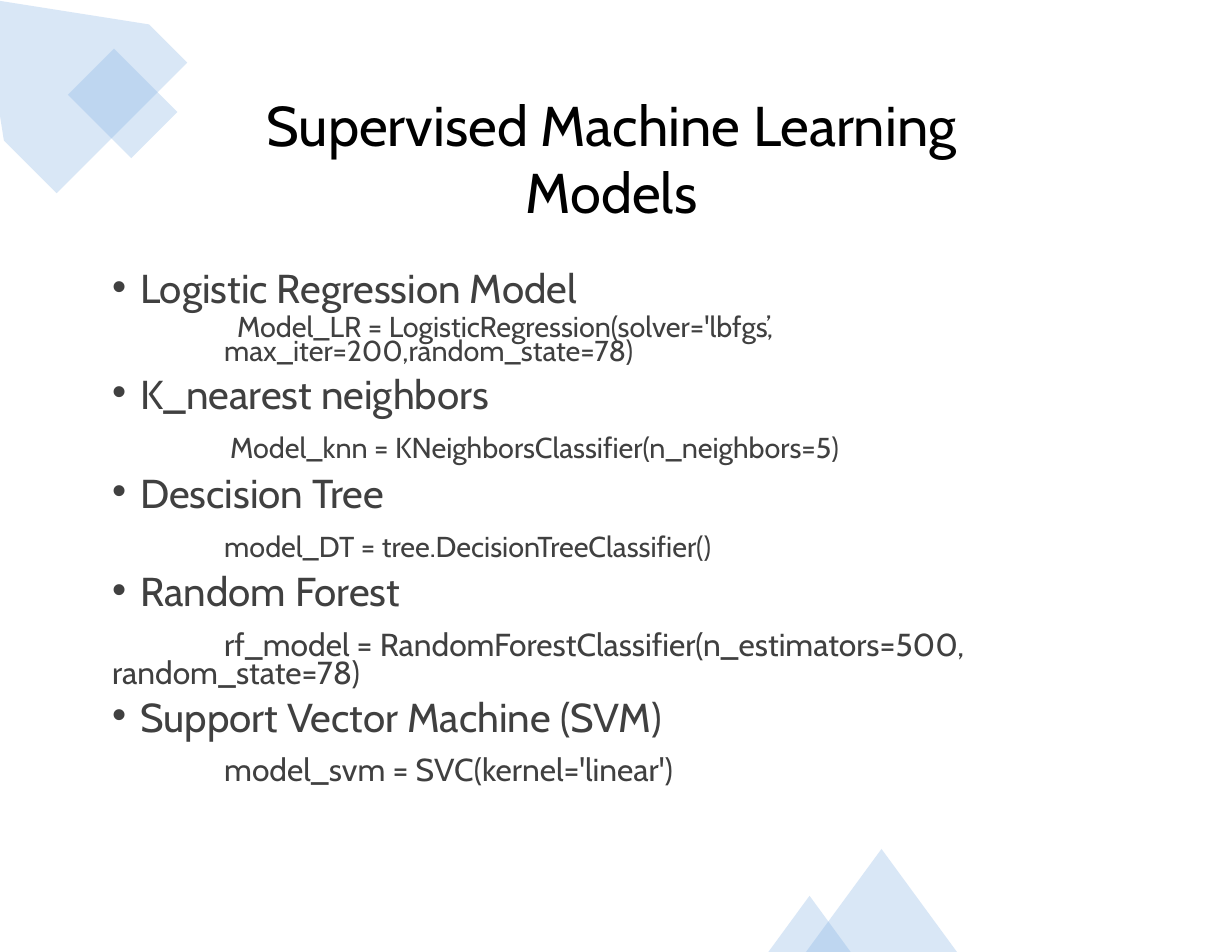
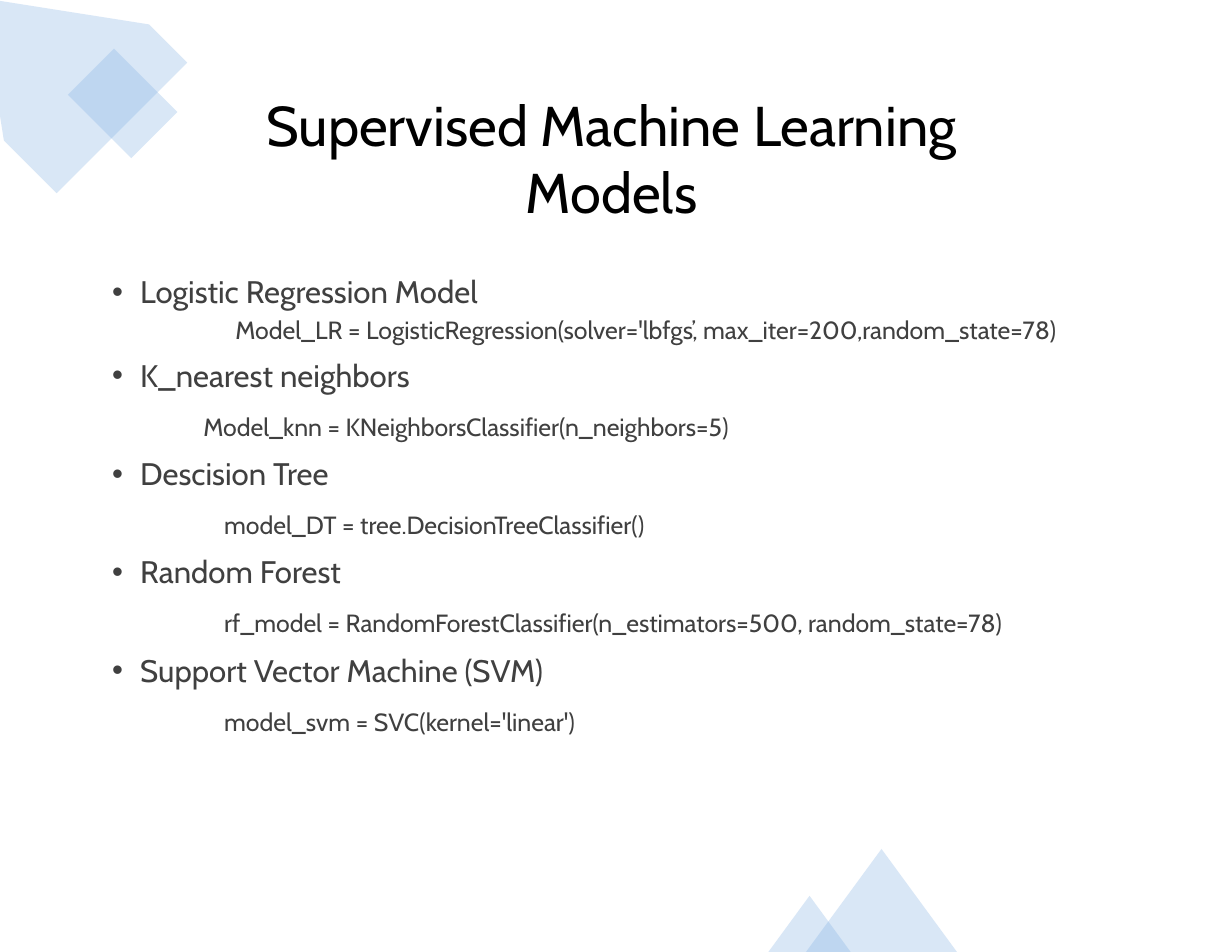
Before and after one commit to jojoalva/Stroke-Project-4, a slide deck: slide 14 of Presentation/Project4_presentation_draft.pptx. Drawn at 1232x952 pixels with LibreOffice and Linux fonts; fonts in the diff are those of the drawing. Boxes give left, top, right and bottom in pixels: in the first picture for what was removed or moved away, otherwise in the second. Text is boxed around its words. In the diff, an @@ line names an element or a change of style, - is before the commit and + after.

```diff
--- a/Presentation/Project4_presentation_draft.pptx
+++ b/Presentation/Project4_presentation_draft.pptx
@@ text "Logistic Regression Model" at bbox=[140, 279, 1056, 735]: size 25.9 to 20 pt in "Logistic Regression Model", "K_nearest neighbors", "Descision Tree", "Random Forest" and 1 more places; size 18.5 to 16 pt in "Model_LR = LogisticRegression(solver='lbfgs’, max_iter=200,r ...", "Model_knn = KNeighborsClassifier(n_neighbors=5)", "model_DT = tree.DecisionTreeClassifier()"; size 20.4 to 16 pt in "rf_model = RandomForestClassifier(n_estimators=500, random_s ...", "model_svm = SVC(kernel='linear')"; line spacing 0.7 to 0.9 @@
```
Also in this commit, not shown: 1 other slide changed.
